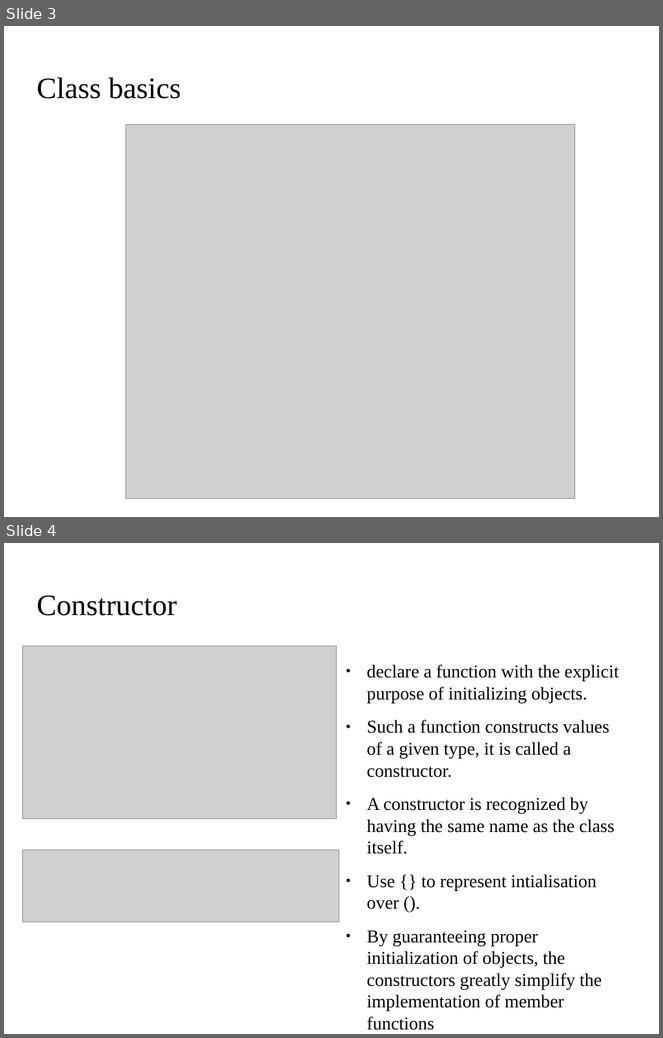
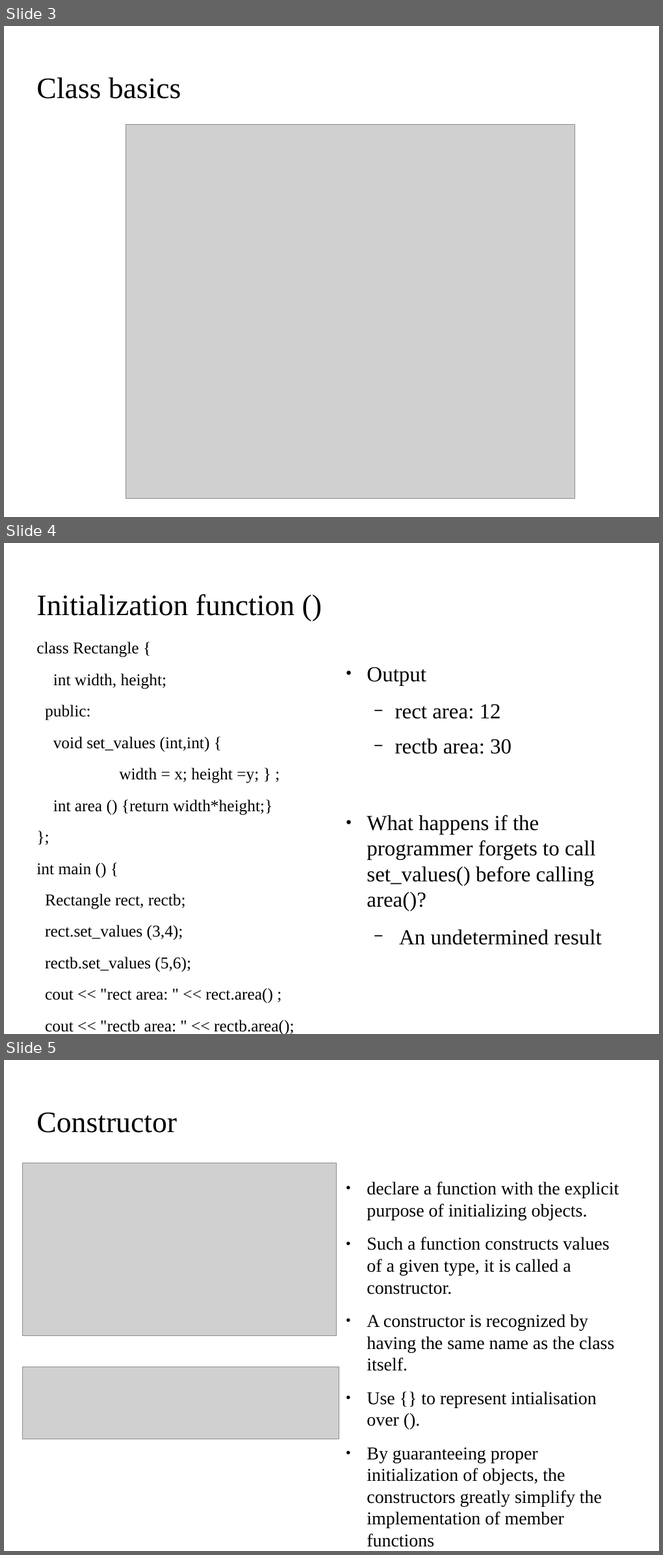
Before and after one commit to kks32/cpp-software-development, a slide deck: Ex11_Classes/Ex11_Classes.odp. Shown one above the other, each under a label of ours: slides 3 and 4 before the commit, slides 3, 4 and 5 after it. The pictures are 663x1038 and 663x1555 pixels, drawn with LibreOffice and Linux fonts; fonts in the diff are those of the drawing; grey boxes stand for pictures; background and template pictures are left out. Boxes give left, top, right and bottom in pixels: in the first picture for what was removed or moved away, otherwise in the second. Text is boxed around its words. In the diff, an @@ line names an element or a change of style, - is before the commit and + after.

Commit message:
Classes: Constructor

```diff
--- a/Ex11_Classes/Ex11_Classes.odp
+++ b/Ex11_Classes/Ex11_Classes.odp
@@ slide 4 added at box(4, 543, 659, 1034), background picture (left out) @@
@@ title added at box(36, 594, 295, 616), 36 pt, text #000000 @@
+Initialization function ()
@@ text added at box(36, 642, 294, 1034), 20 pt, text #000000 @@
+class Rectangle {
+int width, height;
+public:
+void set_values (int,int) {
+width = x; height =y; } ;
+int area () {return width*height;}
+};
+int main () {
+Rectangle rect, rectb;
+rect.set_values (3,4);
+rectb.set_values (5,6);
+cout << "rect area: " << rect.area() ;
+cout << "rectb area: " << rectb.area();
+}
@@ text added at box(367, 667, 512, 754), 26 pt, text #000000 @@
+● Output
+  − rect area: 12
+  − rectb area: 30
@@ text added at box(367, 815, 601, 945), 26 pt, text #000000 @@
+● What happens if the programmer forgets to call set_values() before calling area()?
+  − An undetermined result
@@ what was slide 4 is now slide 5 @@
```
Also in this commit, not shown: 1 other slide added, 1 other file.
